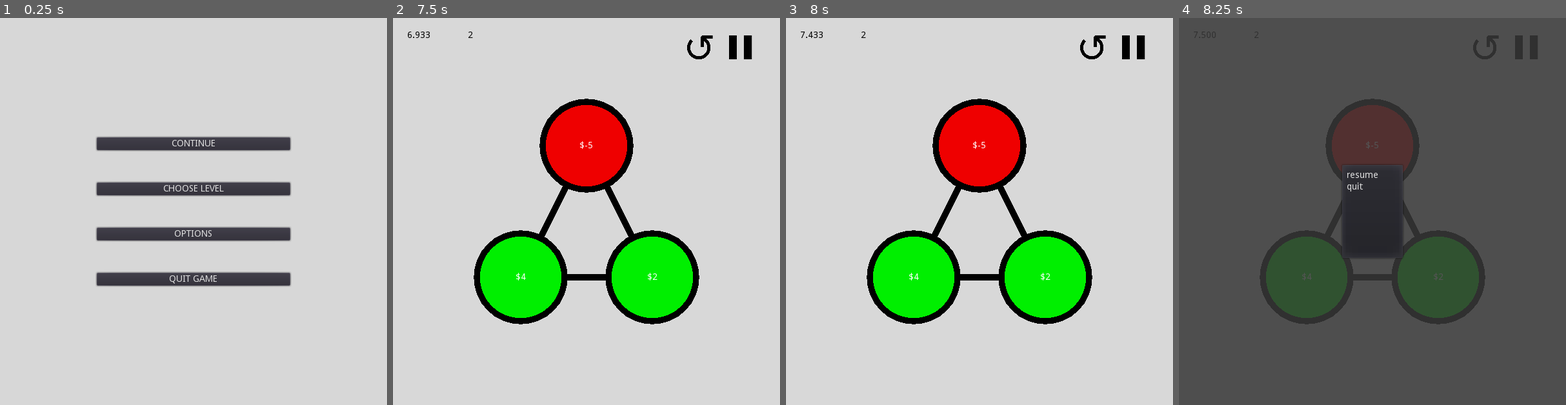
Above: before the commit, frames 1-4 (left to right).
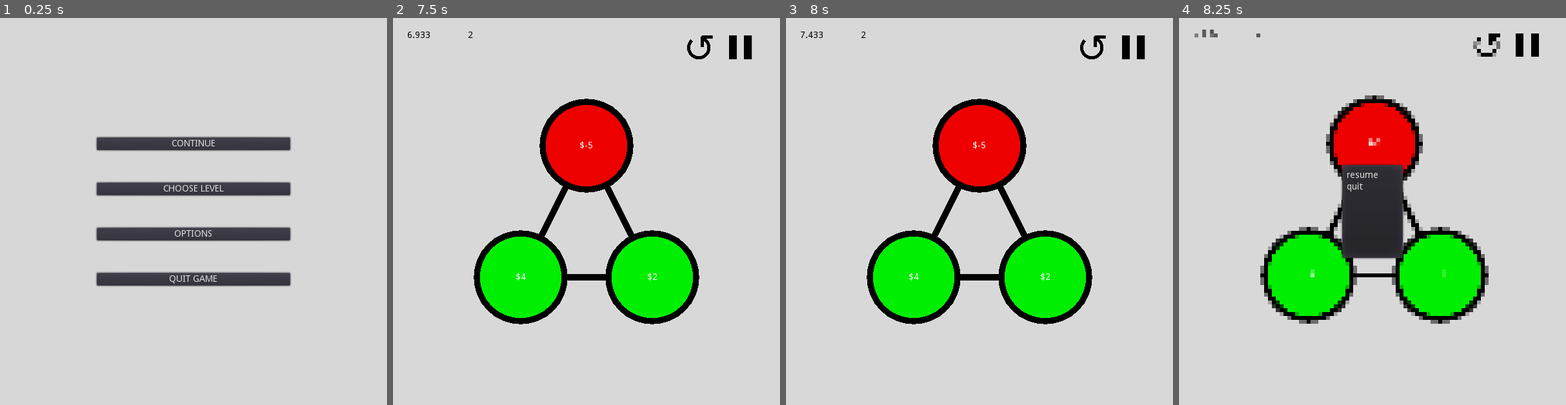
Above: after the commit, the same moments.

Repository: Inglo-Games/dollar-shuffle
Game: Godot game, scene res://scenes/main_menu.tscn
The game is run twice, just before and just after one commit, with the same random seed, the same clock (stepped at 60 frames per second) and the same inputs.
Inputs (mouse positions are in pixels of both pictures, inside the frame that each line leads up to):
- Up to frame 1 (0.25 s): no input
- Up to frame 2 (7.5 s): click "CONTINUE" at 0.5 s; click "CONTINUE" at 1.25 s; click "CHOOSE LEVEL" at 2 s; click (698, 48) at 2.75 s; click "CHOOSE LEVEL" at 3.5 s; click (698, 48) at 4.25 s; click "CONTINUE" at 5 s; click "CHOOSE LEVEL" at 5.75 s; click (698, 48) at 6.5 s; click "OPTIONS" at 7.25 s
- Up to frame 3 (8 s): no input
- Up to frame 4 (8.25 s): click (1527, 48) at 8 s

Frames 1-3 are identical in both runs. In frame 4, 96% of the frame differs, in the area x 0-100%, y 0-100%.

Commit message:
Adding pixelation shader for pause background

Diff:
--- /dev/null
+++ b/assets/pixelation.shader
@@ -0,0 +1,19 @@
+shader_type canvas_item;
+
+// This shader pixelizes everything on-screen behind the textured node
+// Code based on this forum post:
+// https://www.geeks3d.com/20101029/shader-library-pixelation-post-processing-effect-glsl/
+
+// Size of low-res pixels
+uniform float pix_w;
+uniform float pix_h;
+
+void fragment() {
+	// Calculate size of low-res pixels relative to screen
+	float dx = pix_w * SCREEN_PIXEL_SIZE.x;
+	float dy = pix_h * SCREEN_PIXEL_SIZE.y;
+	// Get coordinate to take color from
+	vec2 coord = vec2(dx*floor(SCREEN_UV.x/dx), dy*floor(SCREEN_UV.y/dy));
+	// Set COLOR to color of sampled coordinate
+	COLOR = texture(SCREEN_TEXTURE, coord);
+}
--- /dev/null
+++ b/assets/pixelation_shader_material.tres
@@ -0,0 +1,11 @@
+[gd_resource type="ShaderMaterial" load_steps=2 format=2]
+
+[ext_resource path="res://assets/pixelation.shader" type="Shader" id=1]
+
+[resource]
+
+render_priority = 0
+shader = ExtResource( 1 )
+shader_param/pix_w = 6.0
+shader_param/pix_h = 6.0
+_sections_unfolded = [ "Resource", "shader_param" ]
--- a/scenes/game.tscn
+++ b/scenes/game.tscn
@@ -1,8 +1,9 @@
-[gd_scene load_steps=4 format=2]
+[gd_scene load_steps=5 format=2]
 
 [ext_resource path="res://scripts/level.gd" type="Script" id=1]
 [ext_resource path="res://assets/undo_btn.png" type="Texture" id=2]
 [ext_resource path="res://assets/pause_btn.png" type="Texture" id=3]
+[ext_resource path="res://assets/pixelation_shader_material.tres" type="Material" id=4]
 
 [node name="base" type="Control" index="0"]
 
@@ -137,6 +138,7 @@
 [node name="pause_background" type="ColorRect" parent="." index="6"]
 
 visible = false
+material = ExtResource( 4 )
 anchor_left = 0.0
 anchor_top = 0.0
 anchor_right = 1.0
@@ -147,5 +149,5 @@
 mouse_default_cursor_shape = 0
 size_flags_horizontal = 1
 size_flags_vertical = 1
-color = Color( 0.222656, 0.222656, 0.222656, 0.861882 )
-_sections_unfolded = [ "Anchor", "Margin", "Material", "Rect", "Visibility" ]
+color = Color( 1, 1, 1, 0 )
+_sections_unfolded = [ "Material", "Visibility" ]
--- a/scenes/main_menu.tscn
+++ b/scenes/main_menu.tscn
@@ -2,7 +2,7 @@
 
 [ext_resource path="res://scripts/main_menu.gd" type="Script" id=1]
 
-[node name="base" type="Control" index="0"]
+[node name="base" type="Control"]
 
 anchor_left = 0.0
 anchor_top = 0.0
@@ -31,7 +31,7 @@
 size_flags_horizontal = 1
 size_flags_vertical = 1
 color = Color( 0.847059, 0.847059, 0.847059, 1 )
-_sections_unfolded = [ "Anchor", "Grow Direction", "Hint", "Margin", "Rect" ]
+_sections_unfolded = [ "Anchor", "Grow Direction", "Hint", "Margin", "Material", "Rect", "Visibility" ]
 
 [node name="menu_container" type="VBoxContainer" parent="." index="1"]
 
